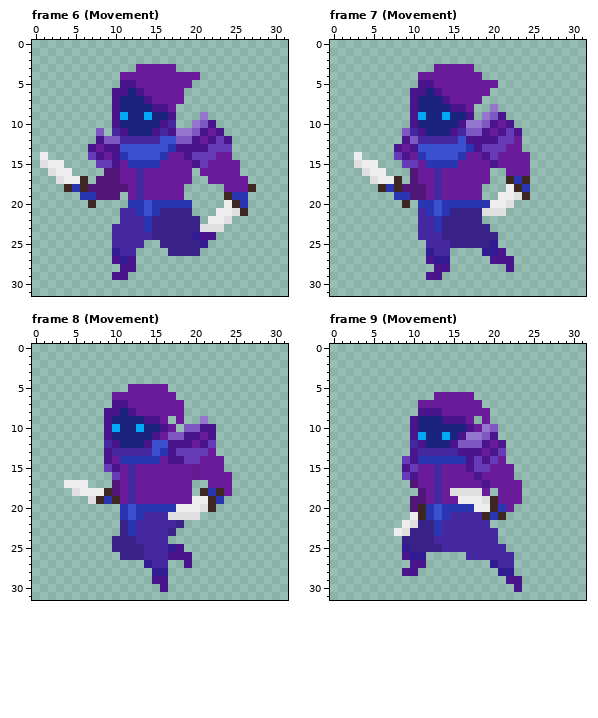
Two versions of one pixel-art file, Assets/Sprites/Asperite files/NewPurpleGuy.aseprite. The first picture shows the starting point.
32x32 pixels, 27 frames. Shown: frame 6 (Movement), frame 7 (Movement), frame 8 (Movement), frame 9 (Movement). The commit also changed other frames, which this record leaves out.
New version:
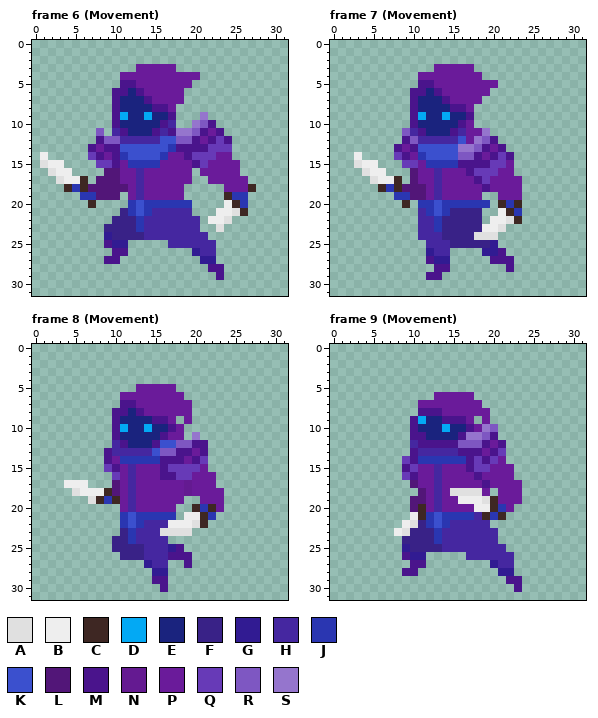
Palette (. is transparent): A #e0e0e0  B #eeeeee  C #3e2723  D #03a9f4  E #1a237e  F #392287  G #311b92  H #4527a0  J #2a36b1  K #3b50ce  L #521678  M #4a148c  N #641a91  P #6a1b9a  Q #673ab7  R #7e57c2  S #9575cd
Change:
Changed rows in their new state; - is an unchanged pixel.
Frame 6 (Movement):
first column x 9:
20 ----KJ---------
21 --FJKJHHHHH----
22 -FFFJHHHHHHH---
23 FFFFJHHHHHHH..-
24 GFFFF-HHHHHHH.-
25 MGG..--.HHHHHH-
26 -MM.----...GHH-
27 M-..--------GG-
28 --..---------MM
29 -..-----------M
Frame 7 (Movement):
first column x 16:
 8 ----.----
 9 ---...---
10 -P.....--
11 -PPS....-
12 -PSR-...-
13 SSRMPM..-
14 RRMPMQM..
15 MMMMQQ-..
16 -MQQQP-..
17 --MQPPPP.
18 ---MPPPP.
19 -----PPP.
20 ----.CJC-
21 ---..BCJ-
22 ----BBAC-
23 ---BBA---
24 --AAA----
Frame 8 (Movement):
first column x 9:
 5 ---.----P-------
 6 -.-------P------
 7 -.-M------P-----
 8 .-MEM-----P-----
 9 .M---E-MP.P-.---
10 .MD-ED-EMP....--
11 .M----EMPP.S..--
12 .HM--EM-KRRM-.--
13 -------RRMMPM.--
14 -------M--PMQ..-
15 -------MQQQQ-..-
16 -------MMQQP--..
17 ----------NPP-..
18 ----------NPPPP.
19 ----------..PPP-
20 --PHPPPPP..CJ-P-
21 -----JJJJ.BBCJ--
22 --JKJ---BBBAC---
23 -------AAAA-----
24 ---J------------
Frame 9 (Movement):
first column x 11:
 9 D---
10 ---D
11 M--E
12 -MMM
first column x 12:
20 PHPPPP
21 ---JJJ
22 JKJ---
24 -J----
Boxes around the changes in both pictures, in picture pixels (x1, y1, x2, y2):
changed: (104, 200, 224, 280)
changed: (458, 104, 530, 240)
changed: (104, 384, 232, 544)
changed: (418, 416, 450, 448)
changed: (426, 504, 474, 544)
